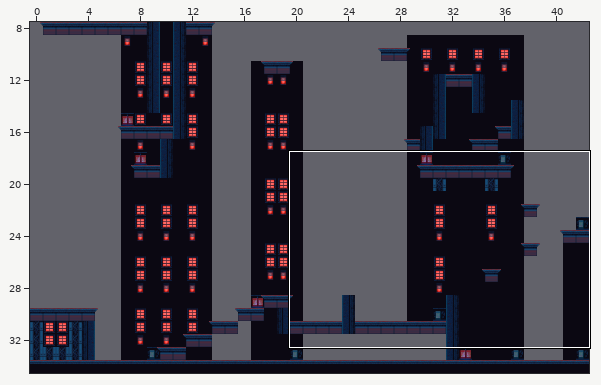
An edit to a level. Tiled map, assets/tiles/Level5.tmx. Above, an overview of the earlier version with the close-up marked.
Close-up. Old version:
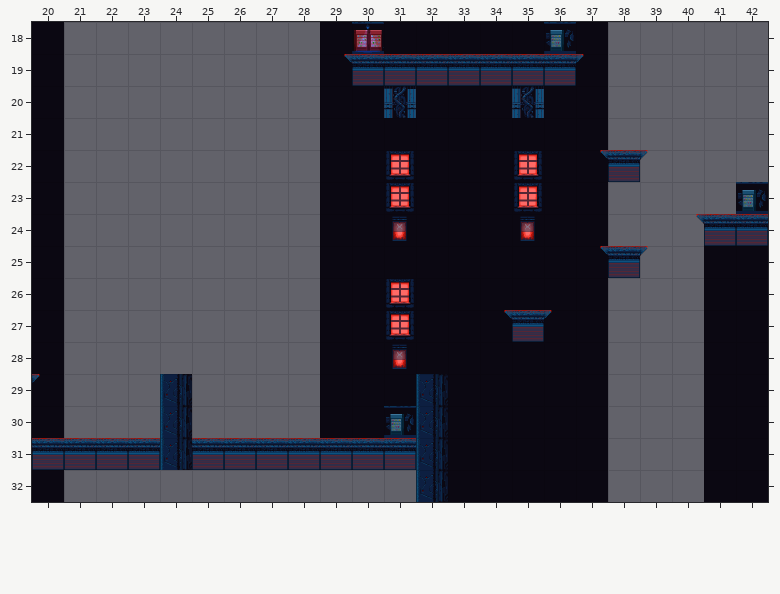
Cells are 70x70 px. Shown: x 20..42, y 18..32.
And afterwards:
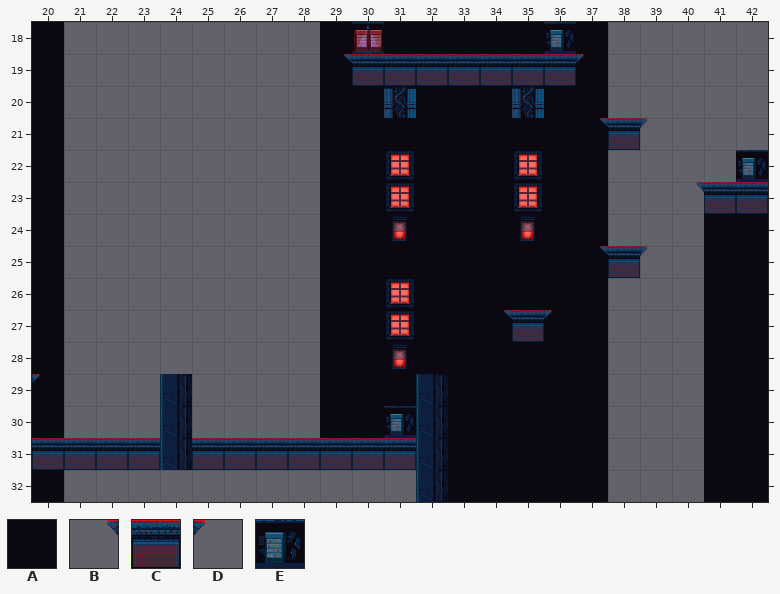
Key: from "TileSetRe": A 1, B 5, C 6, D 7, E 19.
_ is an empty cell.
Tiles replaced or removed in this view: B, C, D, E.
The exact change:
Changed rows in their new state; . is an unchanged cell.
Layer "Ground":
first column x 38:
21 C....
22 _....
23 ...CC
24 ...__
Layer "Background":
first column x 41:
22 .E
23 ._
24 AA
Layer "Acc":
first column x 37:
21 B.D.
22 _._.
23 ...B
24 ..._
